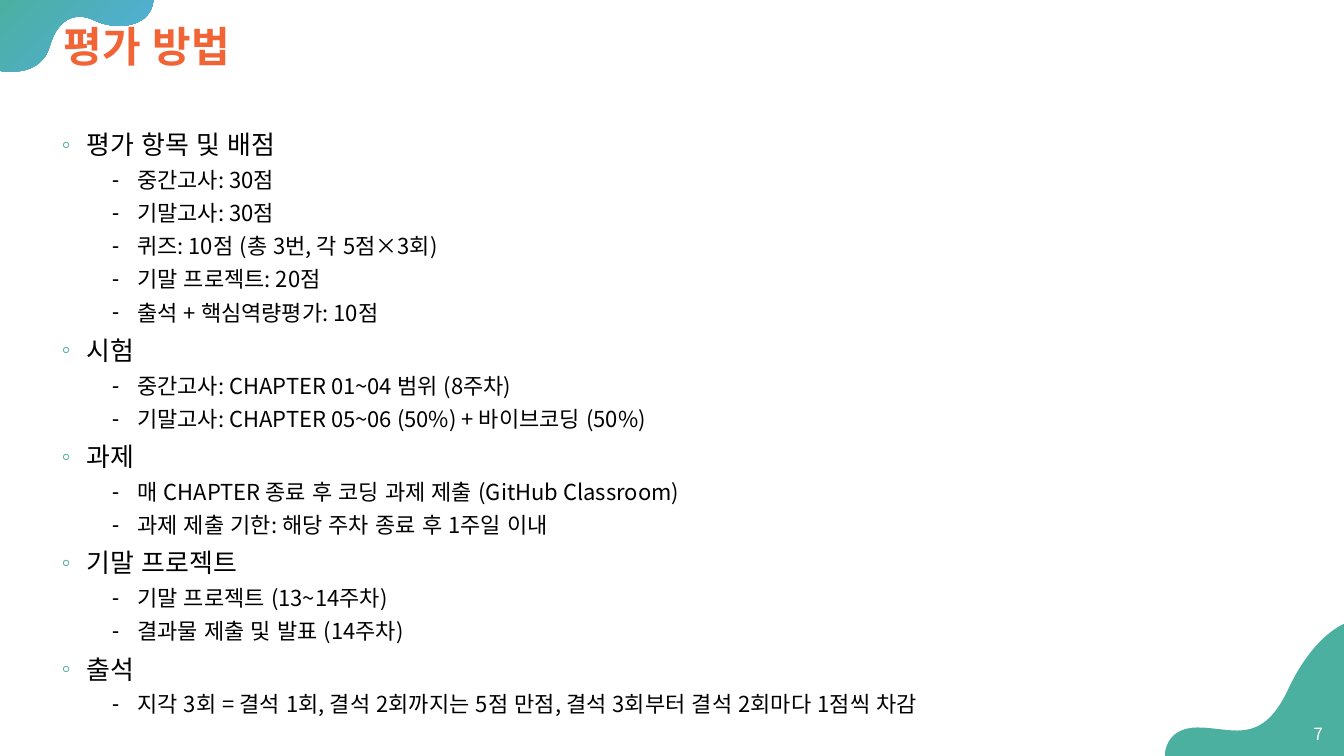
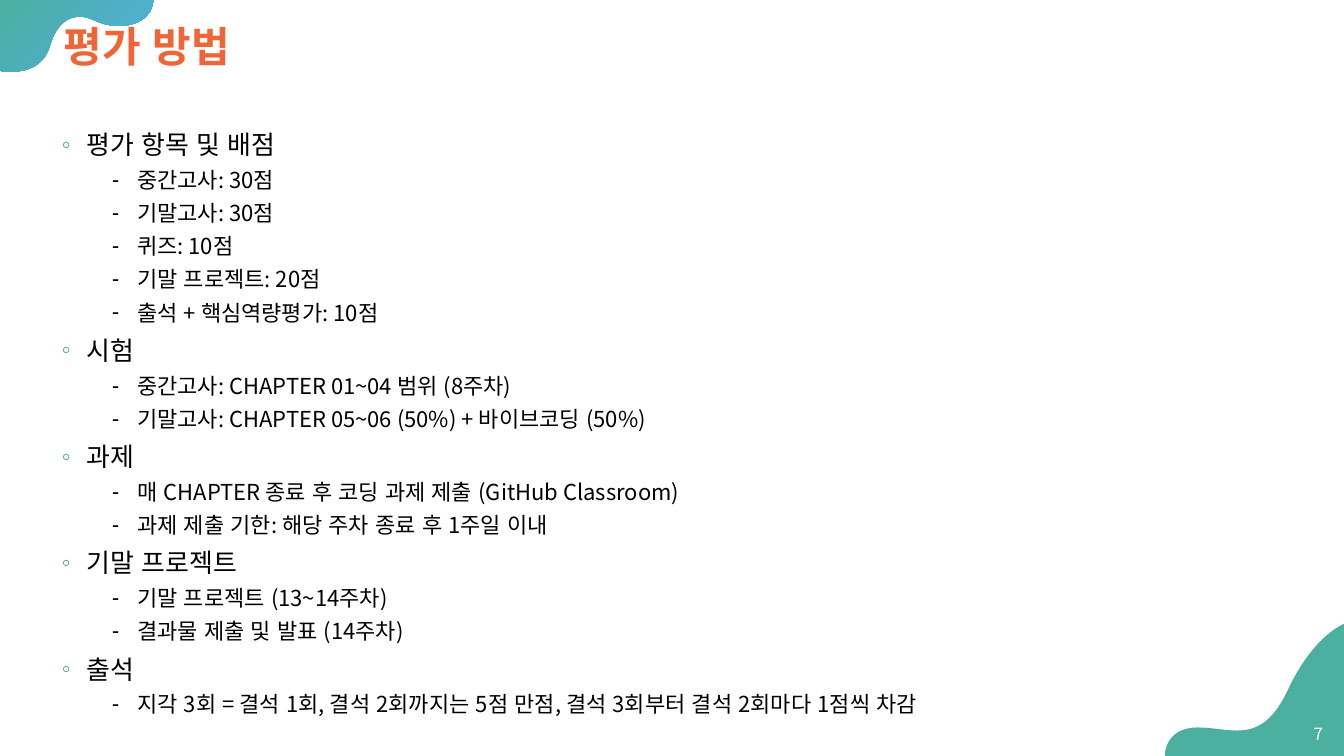
Before and after one commit to Sangdon-Park/Sangdon-Park.github.io, a slide deck: slide 7 of data/인공지능/00 - preview.pptx. Drawn at 1344x756 pixels with LibreOffice and Linux fonts; fonts in the diff are those of the drawing. Boxes give left, top, right and bottom in pixels: in the first picture for what was removed or moved away, otherwise in the second. Text is boxed around its words. In the diff, an @@ line names an element or a change of style, - is before the commit and + after.

```diff
--- a/data/인공지능/00 - preview.pptx
+++ b/data/인공지능/00 - preview.pptx
@@ text at (137, 235, 234, 256): text changed @@
-  ⁃ 퀴즈: 10점 (총 3번, 각 5점×3회)
+  ⁃ 퀴즈: 10점
```
Also in this commit, not shown: 2 other files.
